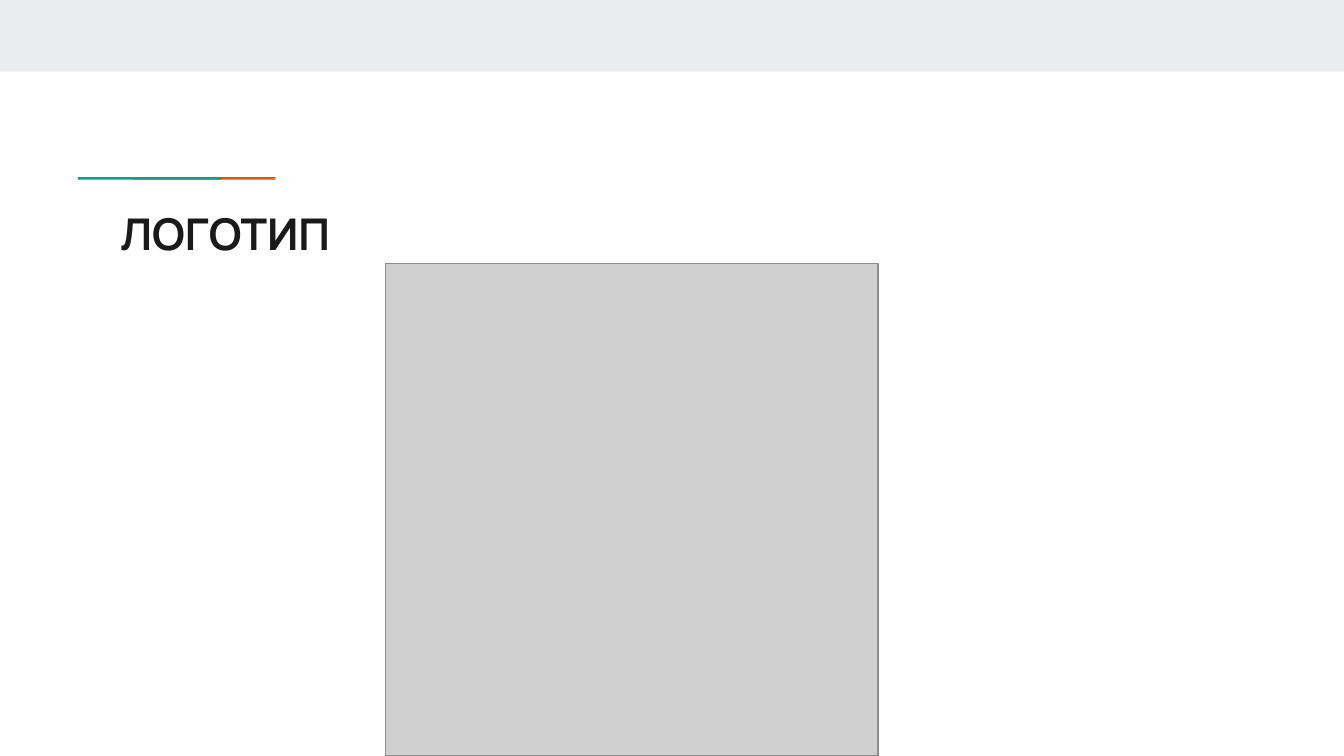
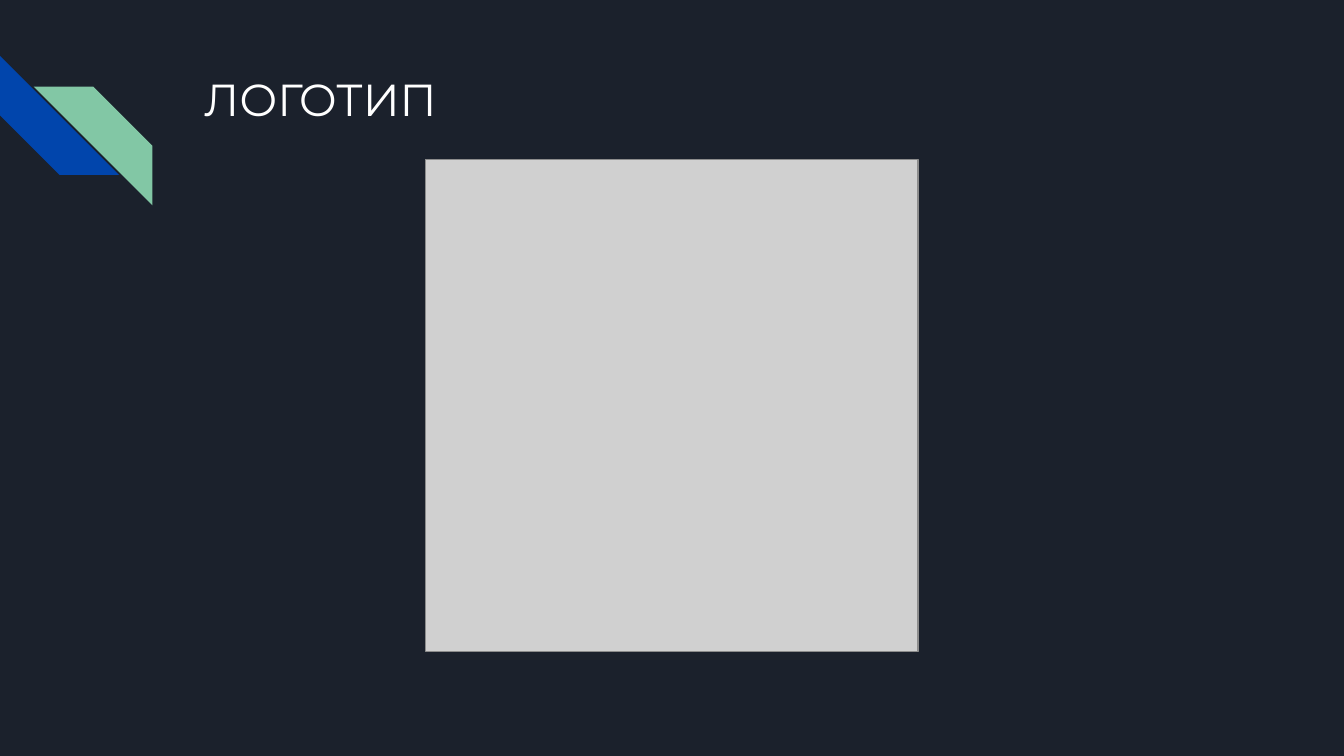
Before and after one commit to MakinFantasy/ww, a slide deck: slide 4 of 1. Логотип компании.pptx. Drawn at 1344x756 pixels with LibreOffice and Linux fonts; fonts in the diff are those of the drawing; grey boxes stand for pictures. Boxes give left, top, right and bottom in pixels: in the first picture for what was removed or moved away, otherwise in the second. Text is boxed around its words. In the diff, an @@ line names an element or a change of style, - is before the commit and + after.

```diff
--- a/1. Логотип компании.pptx
+++ b/1. Логотип компании.pptx
@@ background #FFFFFF to #1B212C @@
@@ rectangle removed at [0, 0, 1344, 71] @@
@@ diag stripe added at [0, 56, 118, 175], fill #0145AC @@
@@ title "ЛОГОТИП": place and size @@
-title "ЛОГОТИП" at [121, 218, 330, 251]
+title "ЛОГОТИП" at [204, 84, 437, 117]
@@ title "ЛОГОТИП" at [204, 84, 437, 117]: size 23.4 to 24 pt, font Manrope to Montserrat, text colour #1A1A1A to #FFFFFF, bold off @@
@@ diag stripe added at [34, 86, 152, 204], fill #82C7A5 @@
@@ rectangle removed at [122, 175, 177, 181] @@
@@ rectangle removed at [176, 175, 231, 181] @@
@@ picture: place and size @@
-picture at [386, 263, 878, 755]
+picture at [426, 160, 918, 652]
```
Also in this commit, not shown: 3 other slides changed, 1 other file.
